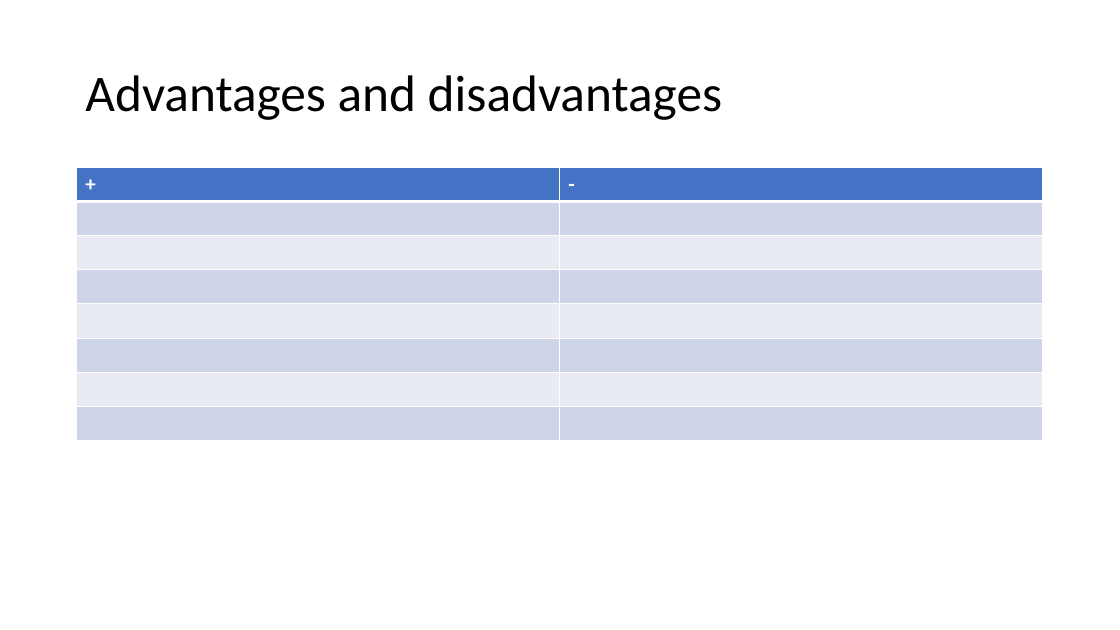
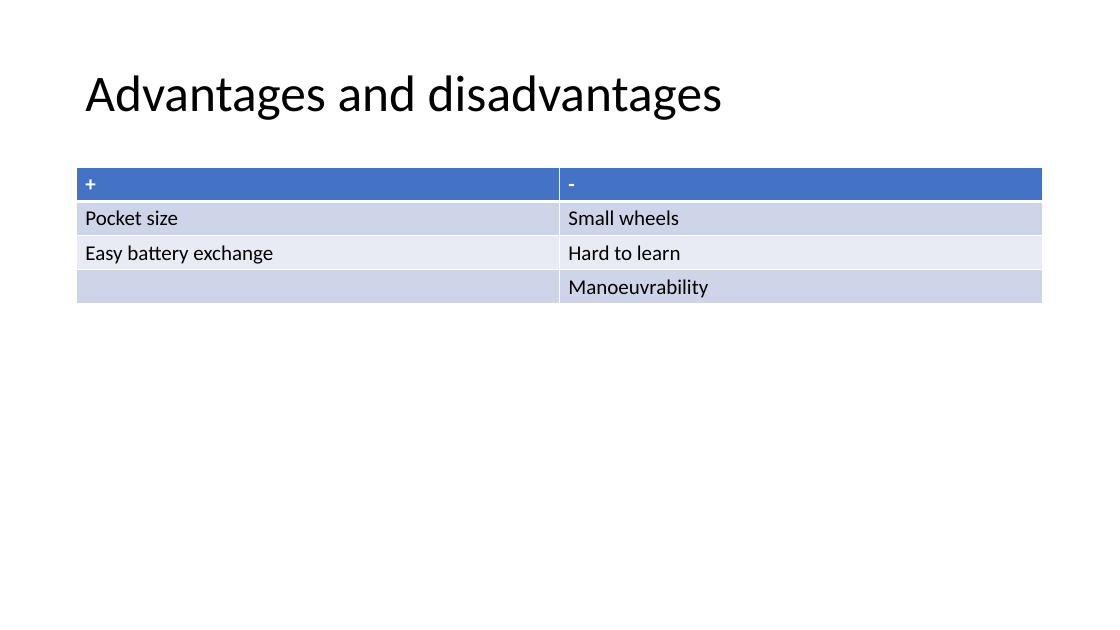
Before and after one commit to MaxGarden/6e3be26eb84bc4f25045a51a02cedb9b88049e0d, a slide deck: slide 10 of Small electric vehicles.pptx (slide 12 before the commit). Drawn at 1120x630 pixels with LibreOffice and Linux fonts; fonts in the diff are those of the drawing. Boxes give left, top, right and bottom in pixels: in the first picture for what was removed or moved away, otherwise in the second. Text is boxed around its words. In the diff, an @@ line names an element or a change of style, - is before the commit and + after.

```diff
--- a/Small electric vehicles.pptx
+++ b/Small electric vehicles.pptx
@@ table at <box>77,168,1044,304</box> @@
-row 2:  | 
-row 3:  | 
-row 4:  | 
-row 5:  | 
-row 6:  | 
-row 7:  | 
-row 8:  | 
+row 2: Pocket size | Small wheels
+row 3: Easy battery exchange | Hard to learn
+row 4:  | Manoeuvrability
```
Also in this commit, not shown: 9 other slides changed, 2 slides removed, 5 other files.
